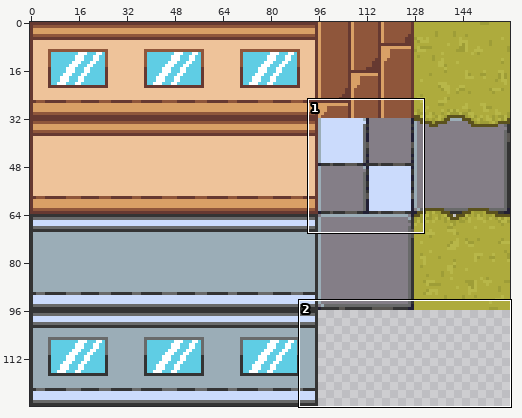
One commit to this pixel-art file: MicroMovers/Assets/Aseprite/EnvironmentTilemap.aseprite. Above: a wide view before the commit, with the close-up outlined.
Close-up. Before the commit:
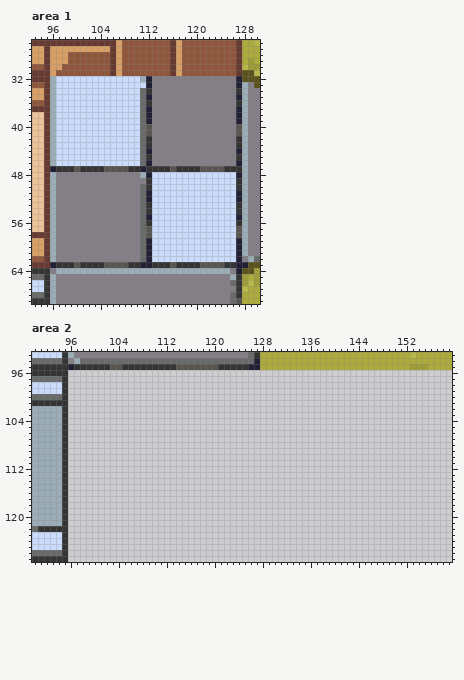
160x128 pixels, 1 frame. Colours within 5 levels of each other are drawn and written as one. Shown: area 1: x 93..130, y 26..69; area 2: x 90..159, y 93..127.
After:
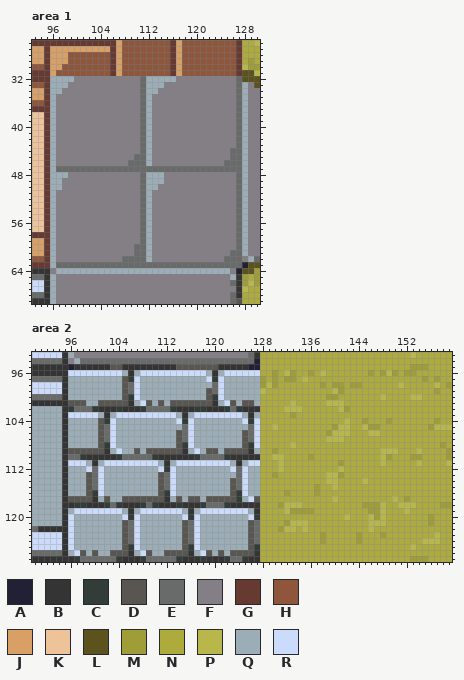
Palette (. is transparent): A #222034  B #343434  C #323c39  D #595652  E #696a6a  F #847e87  G #663931  H #8f563b  J #d9a066  K #eec39a  L #5b521d  M #9e9d37  N #aeab3d  P #b8b749  Q #9badb7  R #cbdbfc
Difference:
Area 1:
y 32: x 97..116 RRRRRRRRRRRRRRQAFFFF -> QQQFFFFFFFFFFFEQQQQQ; x 127 A -> E
y 33: x 97..114 RRRRRRRRRRRRRRRAFF -> QQFFFFFFFFFFFFEQQQ; x 127 A -> E
y 34: x 97..110 RRRRRRRRRRRRRR -> QFFFFFFFFFFFFF; x 112..113 BF -> QQ; x 127 B -> E
y 35: x 97..110 RRRRRRRRRRRRRR -> FFFFFFFFFFFFFF; x 112 A -> Q; x 127 A -> E
y 36: x 97..110 RRRRRRRRRRRRRR -> FFFFFFFFFFFFFF; x 112 B -> Q; x 127 B -> E
y 37..39: x 97..110 RRRRRRRRRRRRRR -> FFFFFFFFFFFFFF; x 112 A -> Q; x 127 A -> E
y 40..41: x 97..110 RRRRRRRRRRRRRR -> FFFFFFFFFFFFFF; x 112 D -> Q; x 127 D -> E
y 42..43: x 97..110 RRRRRRRRRRRRRR -> FFFFFFFFFFFFFF; x 112 B -> Q; x 127 B -> E
y 44: x 97..110 RRRRRRRRRRRRRR -> FFFFFFFFFFFFFF; x 112 A -> Q; x 126..127 FA -> EE
y 45: x 97..110 RRRRRRRRRRRRRR -> FFFFFFFFFFFFFE; x 112 B -> Q; x 126..127 FB -> EE
y 46: x 97..110 RRRRRRRRRRRRRR -> FFFFFFFFFFFFEE; x 112 A -> Q; x 125..127 FFA -> EEE
y 47: x 96..127 ABBBDBBBBDDDDBBABBBBDBBBBDDDDBBB -> QEEEEEEEEEEEEEEEEEEEEEEEEEEEEEEE
y 48: x 97..98 FF -> QQ; x 111..127 QARRRRRRRRRRRRRRA -> EQQQFFFFFFFFFFFFE
y 49: x 97 F -> Q; x 111..127 FBRRRRRRRRRRRRRRB -> EQQQFFFFFFFFFFFFE
y 50: x 97 F -> Q; x 112..127 BRRRRRRRRRRRRRRB -> QQFFFFFFFFFFFFFE
y 51..52: x 112..127 ARRRRRRRRRRRRRRA -> QFFFFFFFFFFFFFFE
y 53..54: x 112..127 BRRRRRRRRRRRRRRB -> QFFFFFFFFFFFFFFE
y 55: x 112..127 ARRRRRRRRRRRRRRA -> QFFFFFFFFFFFFFFE
y 56: x 112..127 BRRRRRRRRRRRRRRB -> QFFFFFFFFFFFFFFE
y 57..58: x 112..127 DRRRRRRRRRRRRRRD -> QFFFFFFFFFFFFFFE
y 59: x 112..127 ARRRRRRRRRRRRRRA -> QFFFFFFFFFFFFFFE
y 60: x 110 F -> E; x 112..127 ARRRRRRRRRRRRRRA -> QFFFFFFFFFFFFFFE
y 61: x 110 F -> E; x 112..127 ARRRRRRRRRRRRRRA -> QFFFFFFFFFFFFFEE
y 62: x 108..110 FFF -> EEE; x 112..127 ARRRRRRRRRRRRRRA -> QFFFFFFFFFFFFEEE
y 63: x 96..127 ABBBDBBBBDDDDBBAABBBDBBBBDDDDBBA -> QEEEEEEEEEEEEEEEEEEEEEEEEEEEEEEE
Area 2:
y 96: x 96..159 ................................................................ -> RRRRRRRRRQBQRRRRRRRRRRRQBQRRRRRRNNMNPMNNMNPNNNNNNNMNMPMNMMNNNNNN
y 97: x 96..159 ................................................................ -> QQQQQQQQQDCRQQQQQQQQQQQRCRQQQQQQMNMNMMNPNNNNNNNNNNNNNNNNNNNMNMNN
y 98: x 96..159 ................................................................ -> QQQQQQQQQDERQQQQQQQQQQQQERQQQQQQMPMNNNNNNNMNMMNMMNNNNNNPNNNNNPNM
y 99: x 96..159 ................................................................ -> QQQQQQQQQDERQQQQQQQQQQQDERQQQQQQPNNNNNNNNNNNPMNNNNNNNNNNNNNNNMNN
y 100: x 96..159 ................................................................ -> QQQQQQQQQDCRQQQQQQQQQQQDCRQQQQQQNNNNNNNNNNNMMNNNNNNNPNNNNPPNNNNN
y 101: x 96..159 ................................................................ -> DDDQQDDDDDBQRDQDQDDDDDDDBQRDQDDQNNNNNPNNNNNPPPNNNNNNNNNNNNNNNNNN
y 102: x 96..159 ................................................................ -> CEEECBBBCBBBCEEEECBBBCCBBBCECBBBNNNNPPPNNNNNNPMNNNNNNNNNNNNNNNNN
y 103: x 96..159 ................................................................ -> RRRRRQBQRRRRRRRRRRQBQRRRRRRRRQBQNNNNNMNNNNNNNNNNNNNNNNNNNNNNNNNN
y 104: x 96..159 ................................................................ -> QQQQQDCRQQQQQQQQQQRCRQQQQQQQQRCRNNNNNNNNNNNNNNPNNMNNNMNNNNNNNMNN
y 105: x 96..159 ................................................................ -> QQQQQDERQQQQQQQQQQQERQQQQQQQQQERNNPNNNNNNNNNMPPNNPMMNNNNNNNNMPPP
y 106: x 96..159 ................................................................ -> QQQQQDERQQQQQQQQQQDERQQQQQQQQDERNNNNNNNNNNNMPPPNNNPPNNNNNNNNNNNN
y 107: x 96..159 ................................................................ -> QQQQQDERQQQQQQQQQQDERQQQQQQQQDERNNNNNNNNNNNPPPNNNNNNNNNNNNNNNNNN
y 108: x 96..159 ................................................................ -> QQQQQDCRQQQQQQQQQQDCRQQQQQQQQDCRNNNNNPNNNNNNNNNNNNNNNNNNNNNNNNMN
y 109: x 96..159 ................................................................ -> DDDDDDBQRQQDQDDDDDDBQRQDDQDDDDBQNNMNNNNNNNNNNNNNNNNNPPPNNNPNNNNM
y 110: x 96..159 ................................................................ -> EECBBBBBCEEEEECBBBBBBCEEEECBBBBBNNPPNNNNMNNNNNNNNNNNPMNNNMMNNNNM
y 111: x 96..159 ................................................................ -> RRRQBQRRRRRRRRRQBQRRRRRRRRRQBQRRNNNPNNNNNNNNNMNNNNNNPNNNNNPNNNNP
y 112: x 96..159 ................................................................ -> QQQRERQQQQQQQQQRCRQQQQQQQQQRERQQNNNPNNNNNNNNNPNNNNNNNNNNNNNNNNNN
y 113: x 96..159 ................................................................ -> QQQDERQQQQQQQQQDERQQQQQQQQQQERQQNNMNNNNNNNNPPMNNNNNNNNNNNNNNNNNN
y 114: x 96..159 ................................................................ -> QQQDERQQQQQQQQQDERQQQQQQQQQDERQQNNNNNNNNNNNPPNNNNPNNNNNNNNNNNNNN
y 115: x 96..159 ................................................................ -> QQQDERQQQQQQQQQDERQQQQQQQQQDERQQNNNNNNNNNMNNPNNNNNNNNNNNNNNNNNNN
y 116: x 96..159 ................................................................ -> QQQDCRQQQQQQQQQDCRQQQQQQQQQDCRQQNNNNMNNNNMNNNNNNNNNNNNNNNNNNNNNN
y 117: x 96..159 ................................................................ -> DDDDBQDQQDDDDDDDBQDQDDQDDDDDCQRDNNNNNNNNNNNNPNNNNNNNNNPNMNNNNNNN
y 118: x 96..159 ................................................................ -> BCCBBBCECBBBCECBBBCBBBCEEECBBBBBNNNMPPPNNNNNNNNNNMMMPNNPPPNNNNMM
y 119: x 96..159 ................................................................ -> QRRRRRRRRQBQRRRRRRRQBQRRRRRRRRQBNNNNPMMMMNNNNNNNNNMMPNNNPNNNNNNN
y 120: x 96..159 ................................................................ -> RQQQQQQQQRCRQQQQQQQRCRQQQQQQQQRCNNNNNNNNNNNNNNPNNNPMPNNNNNNNMNNN
y 121: x 96..159 ................................................................ -> RQQQQQQQQDERQQQQQQQDERQQQQQQQQDENNNNMPPPNNNNNNNNNNPPPNNNNNNNMNNN
y 122: x 96..159 ................................................................ -> RQQQQQQQQDERQQQQQQQDERQQQQQQQQDENNNMPPNPNNNNNNNNNNPNNNNNNNNNNNNN
y 123: x 96..159 ................................................................ -> RQQQQQQQQDERQQQQQQQDERQQQQQQQQDENNNNNNNNNNMNNNNNMNNNMNNNNNNNNPNN
y 124: x 96..159 ................................................................ -> RQQQQQQQQDERQQQQQQQDERQQQQQQQQDENNNNNNNNNNMNNNNNMNNNNNNNNNNPPPNN
y 125: x 96..159 ................................................................ -> RQQQQQQQQDCRQQQQQQQDCRQQQQQQQQDCNNNNNNNNNNNNNNNNNNNNNNNNNPNNNNNN
y 126: x 96..159 ................................................................ -> QRDQDQQDDDBQRDQQDDDDBQRDQDQDDDDBNNNNNNNNNNNNNNNNNNNNNNNNNNNNNNNN
y 127: x 96..159 ................................................................ -> BCEEEEEECBBBCEEEEECBBBCBBBCEECBBNNNNNNNNNNNNNNNNNNNNNNNNNMMMNNNN
